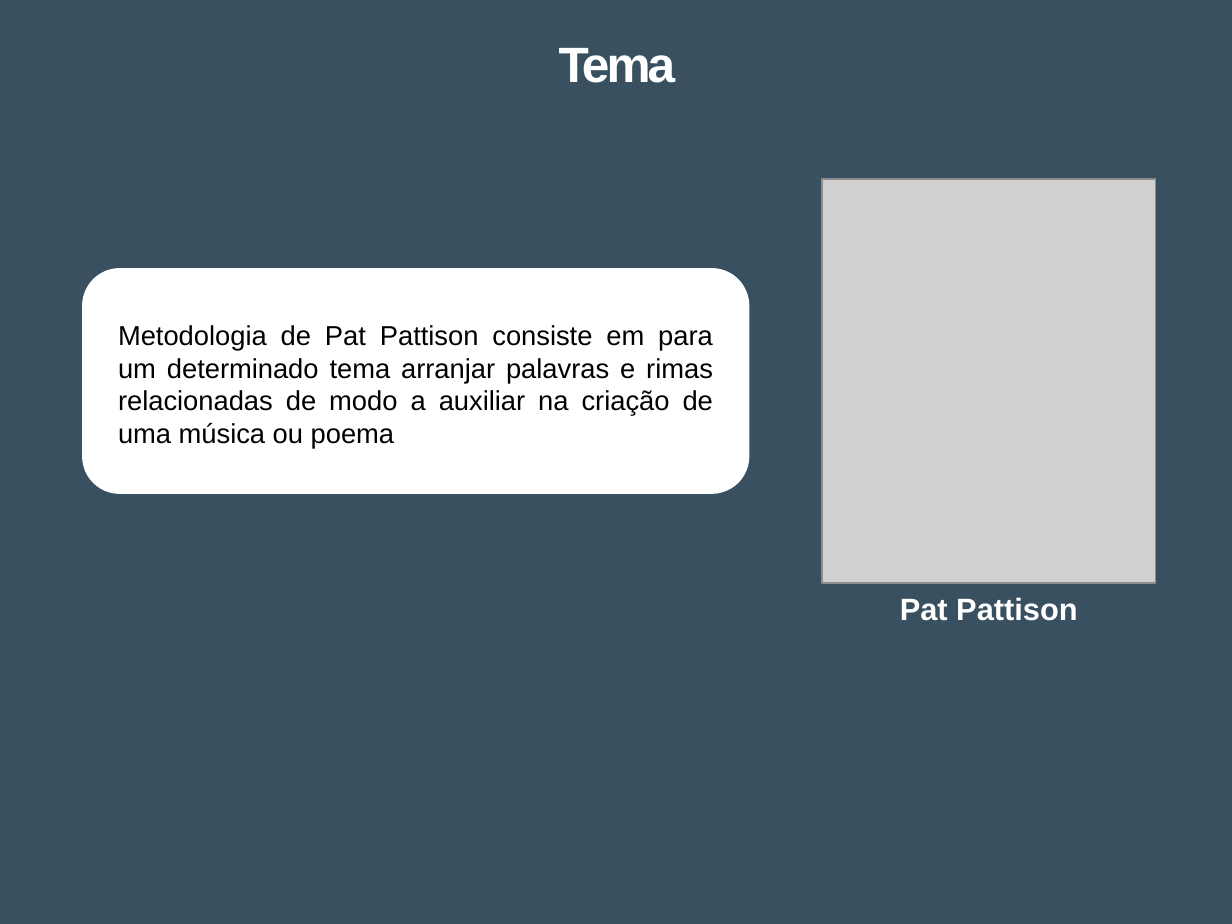
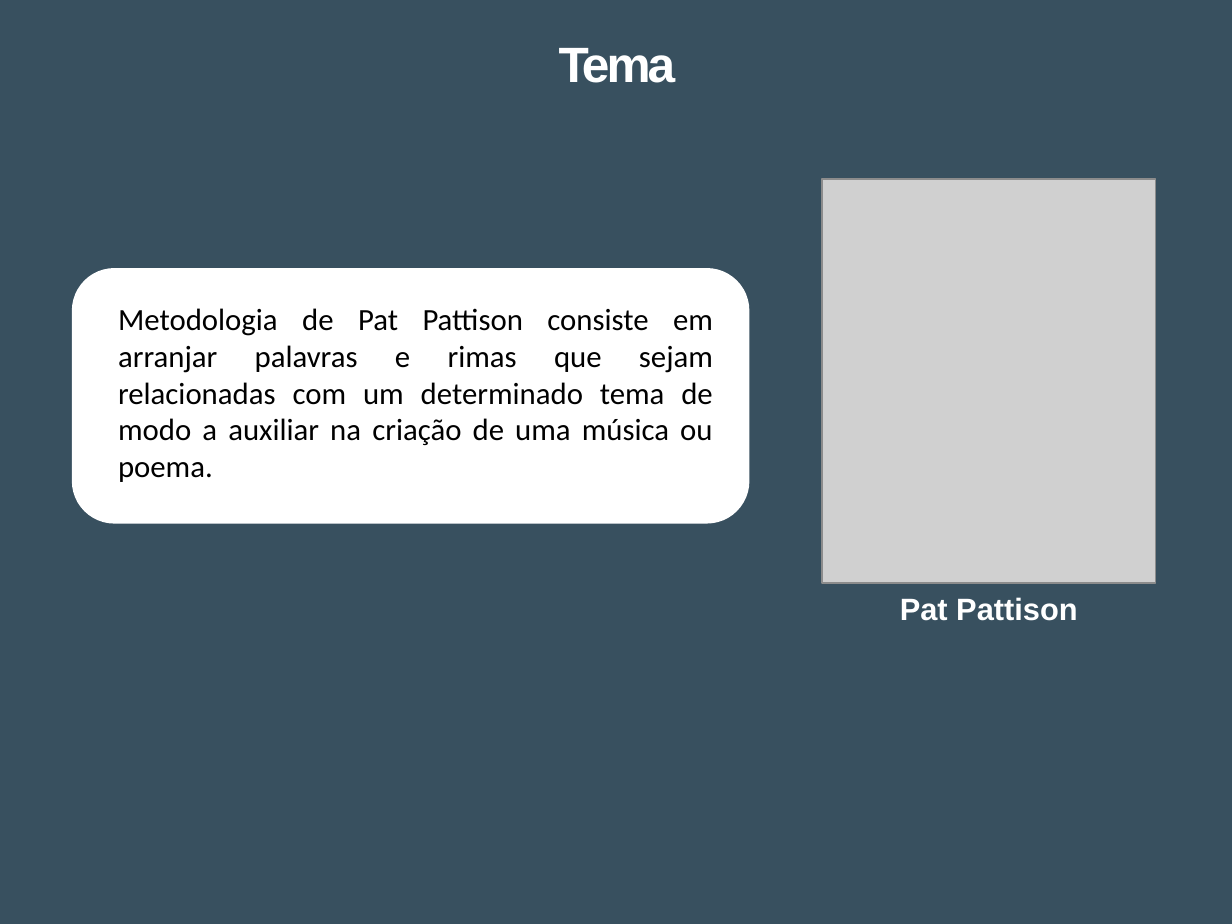
Before and after one commit to Tibblue/PLC, a slide deck: slide 2 of SPLN/tp3/apresSPLN.pptx. Drawn at 1232x924 pixels with LibreOffice and Linux fonts; fonts in the diff are those of the drawing; grey boxes stand for pictures. Boxes give left, top, right and bottom in pixels: in the first picture for what was removed or moved away, otherwise in the second. Text is boxed around its words. In the diff, an @@ line names an element or a change of style, - is before the commit and + after.

```diff
--- a/SPLN/tp3/apresSPLN.pptx
+++ b/SPLN/tp3/apresSPLN.pptx
@@ rounded rectangle resized from (x1=83, y1=269, x2=750, y2=494) to (x1=71, y1=269, x2=749, y2=524) @@
@@ text at (x1=118, y1=308, x2=713, y2=482): text changed; size 16 to 18 pt; font Arial to Calibri @@
-Metodologia de Pat Pattison consiste em para um determinado tema arranjar palavras e rimas relacionadas de modo a auxiliar na criação de uma música ou poema
+Metodologia de Pat Pattison consiste em arranjar palavras e rimas que sejam relacionadas com um determinado tema de modo a auxiliar na criação de uma música ou poema.
```
Also in this commit, not shown: 2 other slides changed, 1 slide added.
